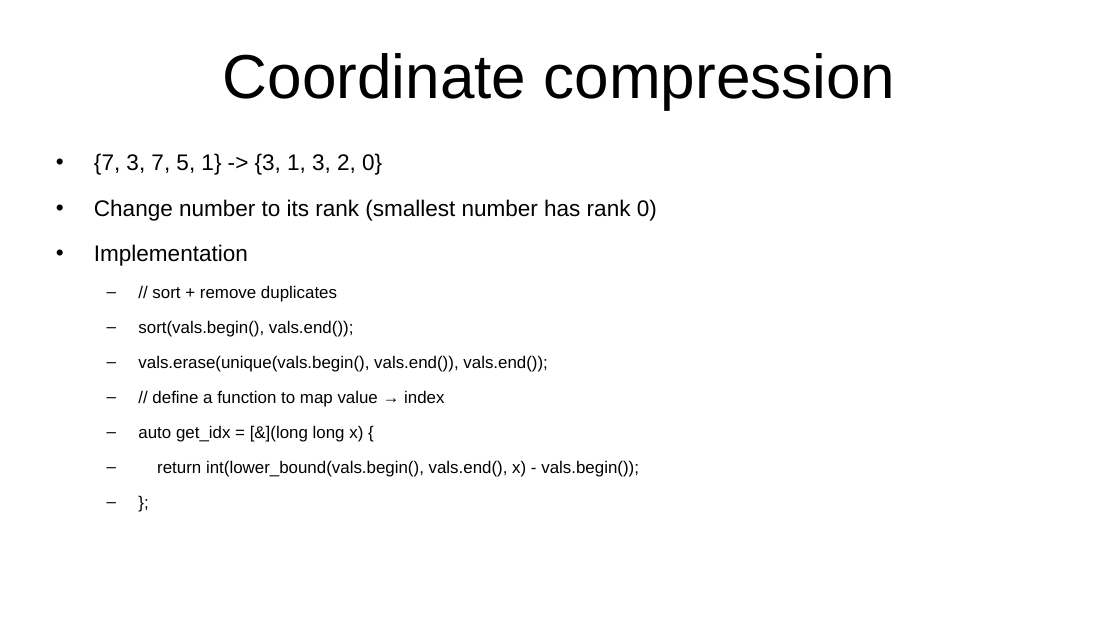
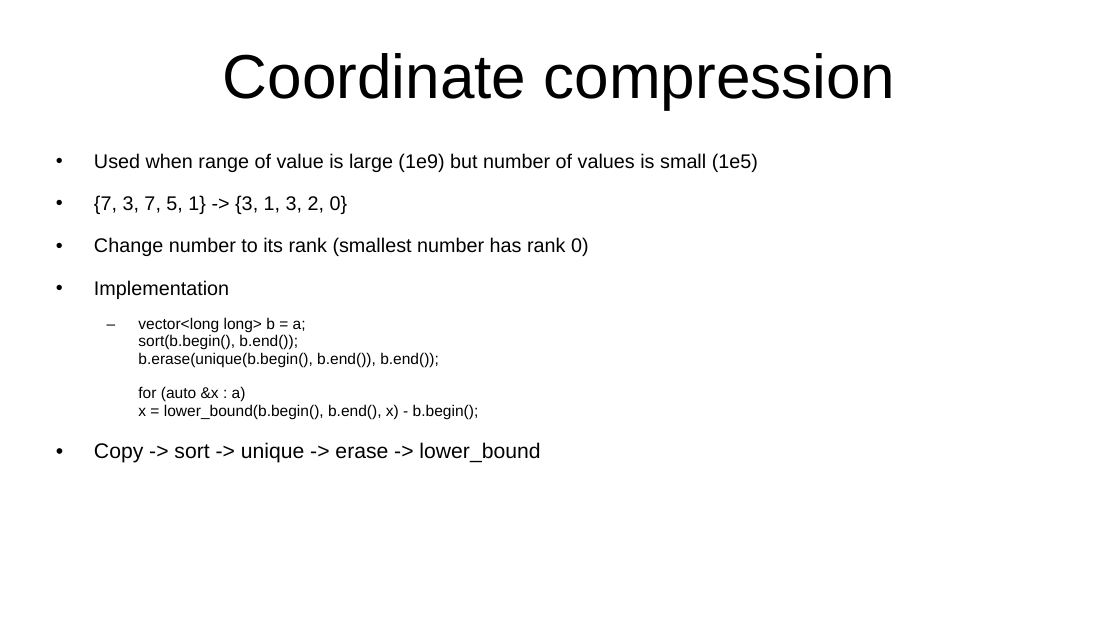
Before and after one commit to kindaichinisan/CompetitiveProgramming, a slide deck: slide 89 of MyCode/competitive_programming.ppt. Drawn at 1120x630 pixels with LibreOffice and Linux fonts; fonts in the diff are those of the drawing. Boxes give left, top, right and bottom in pixels: in the first picture for what was removed or moved away, otherwise in the second. Text is boxed around its words. In the diff, an @@ line names an element or a change of style, - is before the commit and + after.

```diff
--- a/MyCode/competitive_programming.ppt
+++ b/MyCode/competitive_programming.ppt
@@ text at <box>94,153,758,172</box>: paragraph added @@
+• Used when range of value is large (1e9) but number of values is small (1e5)
@@ text at <box>94,195,589,299</box>: size 16 to 14 pt in "{7, 3, 7, 5, 1} -> {3, ...", "Change number to its rank (smallest number ...", "Implementation" @@
@@ text at <box>94,317,540,463</box>: text changed; size 12 to 11 pt @@
-  – // sort + remove duplicates
-  – sort(vals.begin(), vals.end());
-  – vals.erase(unique(vals.begin(), vals.end()), vals.end());
-  – // define a function to map value → index
-  – auto get_idx = [&](long long x) {
-  – return int(lower_bound(vals.begin(), vals.end(), x) - vals.begin());
-  – };
+  – vector<long long> b = a;
+    sort(b.begin(), b.end());
+    b.erase(unique(b.begin(), b.end()), b.end());
+    for (auto &x : a)
+    x = lower_bound(b.begin(), b.end(), x) - b.begin();
+• Copy -> sort -> unique -> erase -> lower_bound
```
Also in this commit, not shown: 3 other slides changed, 26 slides added, 9 other files.
